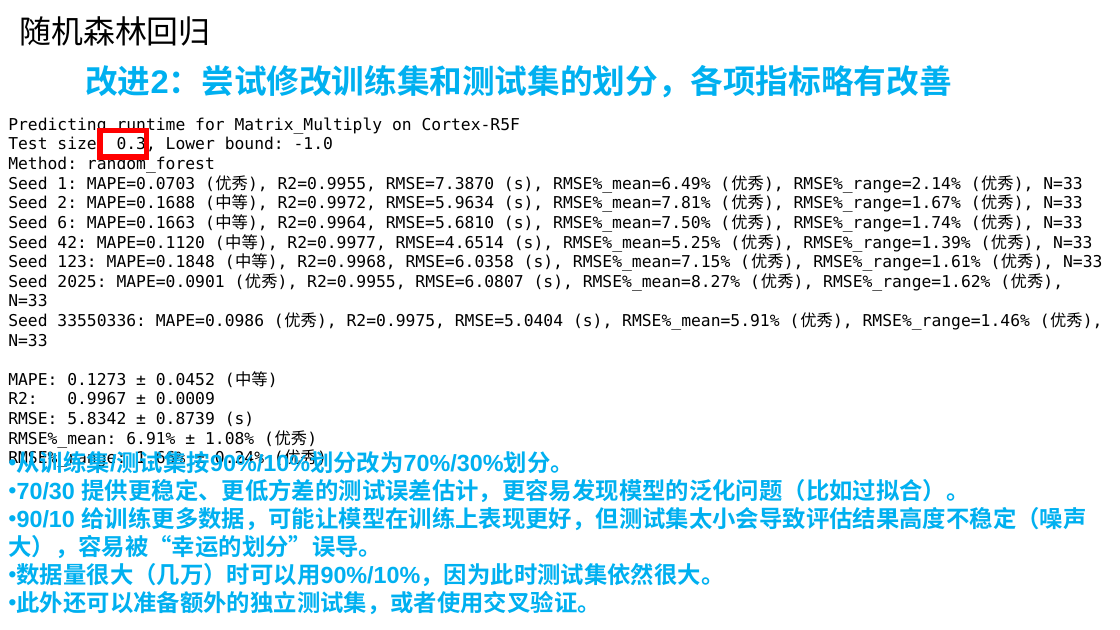
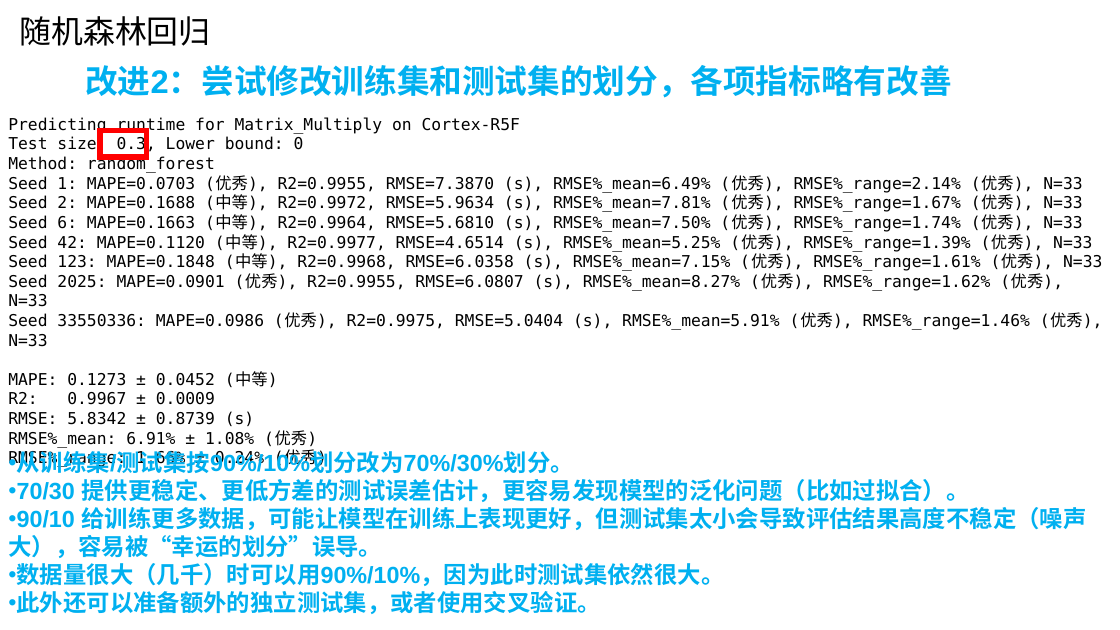
Before and after one commit to AE-26710/Time-Prediction, a slide deck: slide 7 of R5.pptx. Drawn at 1120x630 pixels with LibreOffice and Linux fonts; fonts in the diff are those of the drawing. Boxes give left, top, right and bottom in pixels: in the first picture for what was removed or moved away, otherwise in the second. Text is boxed around its words. In the diff, an @@ line names an element or a change of style, - is before the commit and + after.

Commit message:
10/23 Update
删除了过时的代码。
根据联合组会的需求修改了R5.pptx。
添加README.md。
添加requirements.txt。

```diff
--- a/R5.pptx
+++ b/R5.pptx
@@ text at (8, 136, 304, 154): text changed @@
-Test size: 0.3, Lower bound: -1.0
+Test size: 0.3, Lower bound: 0
@@ text at (17, 563, 725, 586): text changed @@
-• 数据量很大（几万）时可以用90%/10%，因为此时测试集依然很大。
+• 数据量很大（几千）时可以用90%/10%，因为此时测试集依然很大。
```
Also in this commit, not shown: 5 other slides changed, 3 slides added, 1 slide removed, 14 other files.
